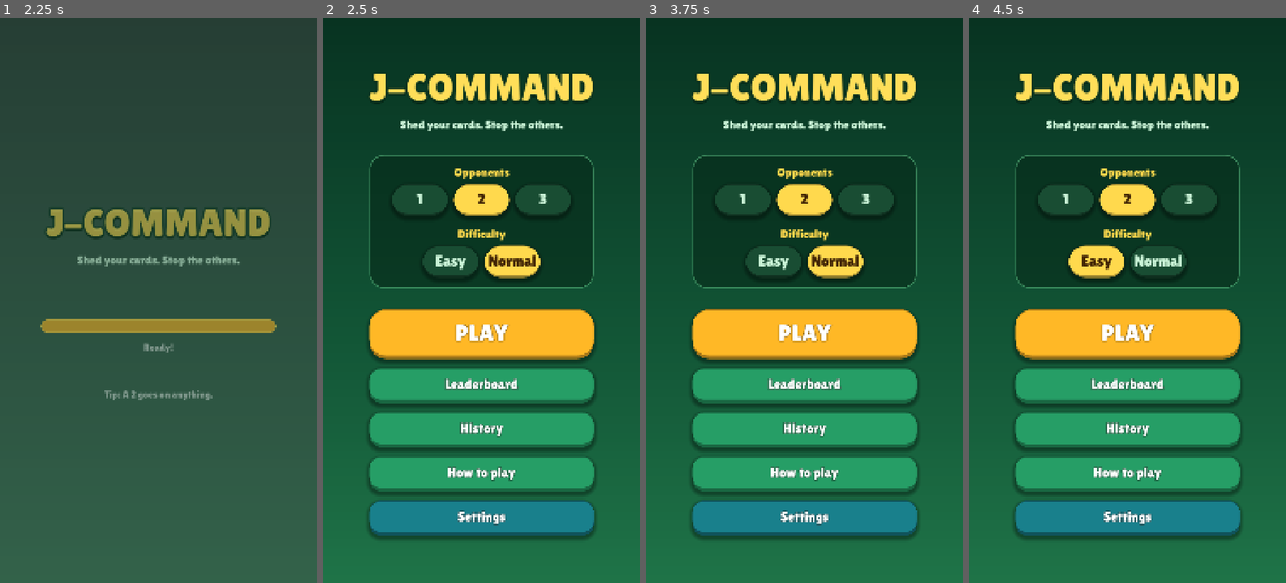
Above: before the commit, frames 1-4 (left to right).
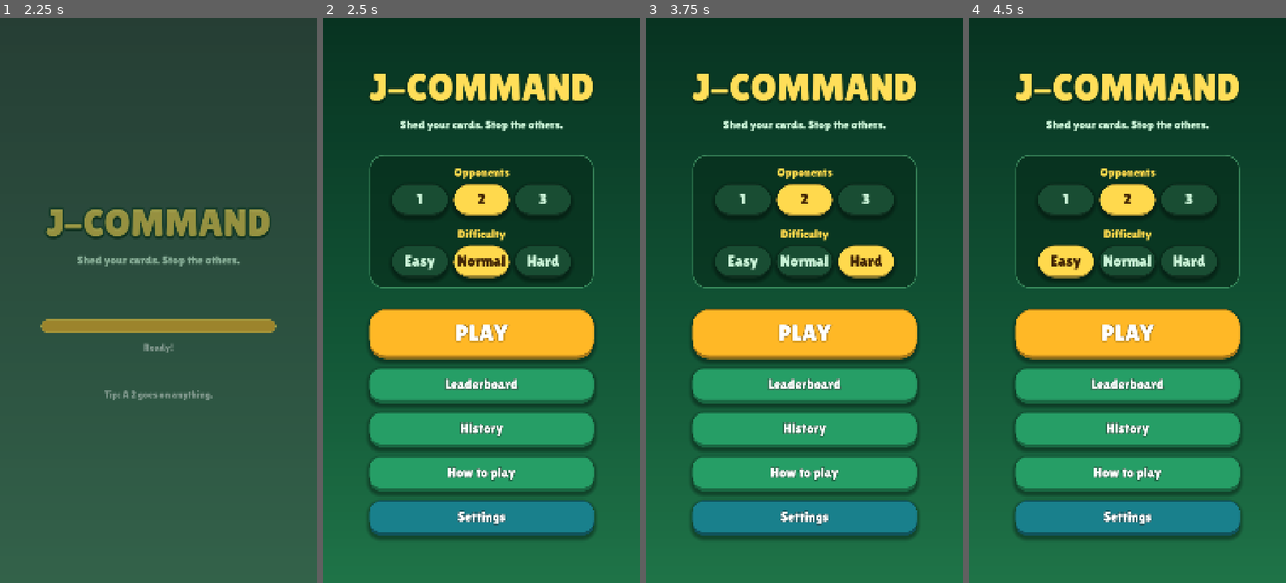
Above: after the commit, the same moments.

Repository: lambou/jcommand-cards-monorepo
Game: Godot game, scene res://scenes/main.tscn
The game is run twice, just before and just after one commit, with the same random seed, the same clock (stepped at 60 frames per second) and the same inputs.
Inputs (mouse positions are in pixels of both pictures, inside the frame that each line leads up to):
- Up to frame 1 (2.25 s): tap Enter at 0.5 s; move the mouse to (228, 272) at 0.52 s; hold Right 0.53-1.25 s; click (228, 272) at 0.67 s; tap Space at 0.77 s; drag from (95, 328) to (142, 413) at 1.27 s; move the mouse to (190, 176) at 2.02 s; hold Right from 2.03 s (still down)
- Up to frame 2 (2.5 s): keep holding Right
- Up to frame 3 (3.75 s): release Right at 2.75 s; click "2" at 2.75 s; click (864, 260) at 3.5 s, where only the run after the commit has a clickable "Hard"
- Up to frame 4 (4.5 s): click "Easy" at 4.25 s

Frame 1 is identical in both runs. In frame 2, 1.8% of the frame differs, in the area x 26-75%, y 40-47%; in frame 3, 1.9%; in frame 4, 1.9%, in the area x 21-75%, y 40-47%.

Commit message:
Add Hard difficulty: bot weights learned by self-play (sim_learn.gd), offered in the menu with x1.25 scoring
Co-Authored-By: Claude Sonnet 5.5 <noreply@anthropic.com>

Diff:
--- /dev/null
+++ b/apps/mobile/data/hard_knowledge.json
@@ -0,0 +1,31 @@
+{
+  "generation": 29,
+  "trained_by": "tests/sim_learn.gd",
+  "version": 1,
+  "weights": {
+    "ace": 8.135,
+    "ace1v1": 5.799,
+    "ace_late": 2.064,
+    "blocker": -1.706,
+    "blockers_left": -0.417,
+    "cover": -0.202,
+    "dump_big": 1.038,
+    "fin1": 33.141,
+    "fin2": 10.805,
+    "follow": -0.233,
+    "jsuit": 1.357,
+    "keep2": -7.158,
+    "keepJ": -2.948,
+    "pen": 1.926,
+    "pen_raw": -1.302,
+    "r2": -1.067,
+    "r7": 0.941,
+    "rA": 0.554,
+    "rJ": 1.713,
+    "rJOKER": -0.679,
+    "samesuit": 0.942,
+    "sj_urgent": 1.054,
+    "stuck": 9.423,
+    "two_pending": 0.449
+  }
+}
--- a/apps/mobile/scripts/ai/bot.gd
+++ b/apps/mobile/scripts/ai/bot.gd
@@ -1,11 +1,11 @@
 extends RefCounted
 ## Bot players. Pure functions over an engine state; deterministic given the rng.
-## Difficulties: "easy" (mostly random) and "normal" (heuristic) are offered in the menu.
-## "hard" (counts unseen cards, remembers suits players could not match, models the next player,
-## plans its last cards) is kept for experiments but is NOT offered: in 400-game 1v1 matches it wins
-## 47-51% against "normal" whatever the weights (tests/sim_tune.gd). Only with the opponent's real
-## hand (Bot.oracle, experiment only) does it reach 62-63%: information is the lever, and memory of
-## played cards cannot provide it. Only ~1/3 of turns offer a real choice (tests/sim_choices.gd).
+## Difficulties: "easy" (mostly random), "normal" (heuristic) and "hard" (counts unseen cards, remembers
+## suits players could not match, models the next player, plans its last cards). Hard scores each play
+## as a weighted sum of features; the weights in data/hard_knowledge.json were learned by self-play
+## (tests/sim_learn.gd): ~55% in 1v1 against "normal" (chance 50%), ~37% with 3 players (33%), ~27% with 4
+## (25%). The edge is small because only ~1/3 of turns offer a real choice
+## (tests/sim_choices.gd), and even seeing the opponent's real hand (Bot.oracle) only reaches ~62%.
 
 const Cards := preload("res://scripts/engine/cards.gd")
 const CardEngine := preload("res://scripts/engine/engine.gd")
@@ -85,7 +85,7 @@
 			s = 2.0 + (8.0 if rest.size() <= 2 else 0.0)
 		"J":
 			s = 6.0 + 3.0 * float(suits.get(chosen, 0))
-		"7", "LION":
+		"7", "JOKER":
 			var blockers := 0
 			for c in rest:
 				if Rules.penalty_of(c["rank"]) > 0:
@@ -95,7 +95,7 @@
 				s += 8.0
 			if blockers == 0:
 				s -= 3.0 # last defence against incoming penalties
-			if card["rank"] == "LION":
+			if card["rank"] == "JOKER":
 				var col := 0
 				for c in rest:
 					if c["color"] == card["color"]:
@@ -195,14 +195,42 @@
 ## (an upper bound for what perfect card memory could ever be worth). Never set in the game.
 static var oracle := false
 
-## Tunable weights for "hard" (the sim_tune script overrides these).
-static var P := {
-	"stuck": 12.0, "pen": 2.2, "ace": 7.0, "ace1v1": 6.0, "keep2": 7.0, "keepJ": 3.0,
-	"blocker": 3.0, "follow": 1.8, "fin1": 38.0, "fin2": 9.0, "cover": 0.0,
+## Where the learned weights live (written by tests/sim_learn.gd, loaded lazily).
+const KNOWLEDGE_PATH := "res://data/hard_knowledge.json"
+
+## Feature names in the order _features() returns them. W maps name -> weight; a missing name is 0.
+const FEATURES := [
+	"stuck", "pen", "ace", "ace1v1", "keep2", "keepJ", "blocker", "follow", "fin1", "fin2", "cover",
+	"samesuit", "jsuit", "blockers_left", "two_pending", "sj_urgent", "pen_raw",
+	"r2", "rJ", "r7", "rJOKER", "rA", "ace_late", "dump_big",
+]
+
+## Hand-tuned starting point (what the experiments in sim_tune.gd settled on); training starts here.
+const DEFAULT_W := {
+	"stuck": 12.0, "pen": 2.2, "ace": 7.0, "ace1v1": 6.0, "keep2": -7.0, "keepJ": -3.0,
+	"blocker": -3.0, "follow": 1.8, "fin1": 38.0, "fin2": 9.0, "cover": 0.0,
 }
 
+## Active weights. sim_learn.gd overrides this while training.
+static var W: Dictionary = {}
+static var _loaded := false
+
+
+static func load_knowledge() -> void:
+	_loaded = true
+	W = DEFAULT_W.duplicate()
+	if FileAccess.file_exists(KNOWLEDGE_PATH):
+		var f := FileAccess.open(KNOWLEDGE_PATH, FileAccess.READ)
+		var d = JSON.parse_string(f.get_as_text())
+		if d is Dictionary and d.has("weights"):
+			W = {}
+			for k in d["weights"]:
+				W[k] = float(d["weights"][k])
+
 
 static func _hard(state: Dictionary, player_id: String, plays: Array, rng: RandomNumberGenerator, memory: Dictionary) -> Dictionary:
+	if not _loaded:
+		load_knowledge()
 	var me := _player(state, player_id)
 	var hand: Array = me["hand"]
 	var nx := _next_player(state)
@@ -222,15 +250,42 @@
 static func _hard_score(state: Dictionary, hand: Array, card: Dictionary, chosen: String, active: int,
 		nx: Dictionary, pool: Array, rng: RandomNumberGenerator) -> float:
 	var rest: Array = hand.filter(func(c): return c["id"] != card["id"])
+	var total_pen := int(state["pending"]) + Rules.penalty_of(card["rank"])
+	if rest.is_empty():
+		# Out of cards. A penalty card only wins if the next player cannot answer it.
+		if total_pen == 0:
+			return 1000.0
+		return 300.0 + 700.0 * (1.0 - _p_block(pool, nx["hand"].size()))
+	var f := _features(state, hand, rest, card, chosen, active, nx, pool)
+	var s := 10.0
+	for k in f:
+		s += float(W.get(k, 0.0)) * float(f[k])
+	return s + rng.randf() * 0.4
+
+
+static func _p_block(pool: Array, n_opp: int) -> float:
+	var pen_cards := 0
+	for c in pool:
+		if Rules.penalty_of(c["rank"]) > 0:
+			pen_cards += 1
+	var share := float(pen_cards) / maxf(float(pool.size()), 1.0)
+	return 1.0 - pow(1.0 - share, float(maxi(n_opp, 0)))
+
+
+## Describes playing `card` (leaving `rest` in hand) as name -> value. All the "knowledge" is in how
+## the weights W combine these.
+static func _features(state: Dictionary, hand: Array, rest: Array, card: Dictionary, chosen: String,
+		active: int, nx: Dictionary, pool: Array) -> Dictionary:
 	var rule := Rules.rule_of(card["rank"])
 	var pen := int(rule.get("penalty", 0))
 	var total_pen := int(state["pending"]) + pen
 	var n_opp: int = nx["hand"].size()
+	var rank: String = card["rank"]
 
 	# What the table will require after this play.
 	var req_suit := ""
 	var req_color := ""
-	var floor_rank: String = card["rank"]
+	var floor_rank: String = rank
 	match rule.get("sets", "suit"):
 		"suit":
 			req_suit = card["suit"]
@@ -245,70 +300,73 @@
 			var stack: Array = state["stack"]
 			floor_rank = stack[stack.size() - 1]["rank"]
 
-	var p_block := 0.0
-	if total_pen > 0:
-		var pen_cards := 0
-		for c in pool:
-			if Rules.penalty_of(c["rank"]) > 0:
-				pen_cards += 1
-		var share := float(pen_cards) / maxf(float(pool.size()), 1.0)
-		p_block = 1.0 - pow(1.0 - share, float(maxi(n_opp, 0)))
-		if oracle:
-			p_block = 1.0 if pen_cards > 0 else 0.0
-
-	if rest.is_empty():
-		# Out of cards. A penalty card only wins if the next player cannot answer it.
-		return 1000.0 if total_pen == 0 else 300.0 + 700.0 * (1.0 - p_block)
-
-	var s := 10.0
 	var urgency := 1.0 if n_opp <= 2 else (0.7 if n_opp <= 4 else 0.45)
+	var f := {}
+	var big := rest.size() > 2
 
 	# Pressure on the next player.
 	if total_pen > 0:
-		s += urgency * float(P["pen"]) * float(total_pen) * (1.0 - p_block)
-	elif card["rank"] == "A":
-		s += urgency * float(P["ace"]) + (float(P["ace1v1"]) if active == 2 else 0.0)
+		f["pen"] = urgency * float(total_pen) * (1.0 - _p_block(pool, n_opp))
+		f["pen_raw"] = float(total_pen)
+	elif rank == "A":
+		f["ace"] = urgency
+		f["ace1v1"] = 1.0 if active == 2 else 0.0
 	else:
-		s += urgency * float(P["stuck"]) * (1.0 - _p_can_play(pool, req_suit, req_color, floor_rank, n_opp))
-
-	# Keep flexible cards for later unless the hand is nearly gone.
-	match card["rank"]:
+		f["stuck"] = urgency * (1.0 - _p_can_play(pool, req_suit, req_color, floor_rank, n_opp))
+
+	# Which card it is (flexible cards are worth keeping while the hand is big).
+	match rank:
 		"2":
-			s -= float(P["keep2"]) if rest.size() > 2 else 0.0
+			f["r2"] = 1.0
+			f["keep2"] = 1.0 if big else 0.0
+			if int(state["pending"]) > 0:
+				f["two_pending"] = 1.0
 		"J":
-			s -= float(P["keepJ"]) if rest.size() > 2 else 0.0
-		"7", "LION":
-			var blockers := 0
-			for c in rest:
-				if Rules.penalty_of(c["rank"]) > 0:
-					blockers += 1
-			if blockers == 0:
-				s -= float(P["blocker"]) # no defence left against incoming penalties
+			f["rJ"] = 1.0
+			f["keepJ"] = 1.0 if big else 0.0
+			f["jsuit"] = float(_suit_counts(rest).get(chosen, 0))
+		"7", "JOKER":
+			f["r7" if rank == "7" else "rJOKER"] = 1.0
+			f["sj_urgent"] = urgency
+		"A":
+			f["rA"] = 1.0
+			if rest.size() <= 3:
+				f["ace_late"] = 1.0
+	var blockers := 0
+	for c in rest:
+		if Rules.penalty_of(c["rank"]) > 0:
+			blockers += 1
+	if (rank == "7" or rank == "JOKER") and blockers == 0:
+		f["blocker"] = 1.0
+	f["blockers_left"] = float(blockers)
+	if rank != "2" and rank != "J" and pen == 0 and rank != "A":
+		f["dump_big"] = float(rest.size())
 
 	# Cards in hand that can follow this play (same suit/colour, or the same rank to switch).
 	var follow := 0
+	var samesuit := 0
+	var seen := {}
+	var twos := 0
 	for c in rest:
 		if _playable_on(c, req_suit, req_color, floor_rank, true):
 			follow += 1
-	s += float(P["follow"]) * float(follow)
-
-	# Coverage: distinct suits left in hand (+1 for a 2), i.e. how likely I can play next turn.
-	if float(P["cover"]) != 0.0:
-		var seen := {}
-		var twos := 0
-		for c in rest:
-			if c["rank"] == "2":
-				twos += 1
-			elif c["suit"] != "":
-				seen[c["suit"]] = true
-		s += float(P["cover"]) * (float(seen.size()) + (1.0 if twos > 0 else 0.0))
+		if req_suit != "" and c["suit"] == req_suit:
+			samesuit += 1
+		if c["rank"] == "2":
+			twos += 1
+		elif c["suit"] != "":
+			seen[c["suit"]] = true
+	f["follow"] = float(follow)
+	f["samesuit"] = float(samesuit)
+	f["cover"] = float(seen.size() + (1 if twos > 0 else 0))
 
 	# Endgame: what is left must be able to finish.
 	if rest.size() == 1:
-		s += float(P["fin1"]) * _finish_quality(rest[0], active)
+		f["fin1"] = _finish_quality(rest[0], active)
 	elif rest.size() == 2:
-		s += float(P["fin2"]) * (_finish_quality(rest[0], active) + _finish_quality(rest[1], active))
-	return s + rng.randf() * 0.4
+		f["fin2"] = _finish_quality(rest[0], active) + _finish_quality(rest[1], active)
+	return f
+
 
 
 ## How reliably a last card can be played out (2 always; an Ace can never finish a 1v1).
@@ -322,7 +380,7 @@
 			return -0.6 if active == 2 else 0.7
 		"7":
 			return 0.5
-		"LION":
+		"JOKER":
 			return 0.45
 	return 0.5
 
--- a/apps/mobile/scripts/game/scoring.gd
+++ b/apps/mobile/scripts/game/scoring.gd
@@ -18,13 +18,13 @@
 const JACKPOT_4_ACES := 3000                      # all four Aces in one chain
 const JACKPOT_FOLLOWUP := 2000                    # ...and another card played right after
 
-const PENALTY_FINISH_PER_CARD := 250   # going out on a 7 (2 cards) = 500, on a Lion (4) = 1000
+const PENALTY_FINISH_PER_CARD := 250   # going out on a 7 (2 cards) = 500, on a Joker (4) = 1000
 const PASS_ON_PER_CARD := 250          # per penalty card you added to a pile someone else took
 const PASS_ON_PER_PILE_CARD := 100     # per card the victim had to draw
 const WINNING_CARD := 500              # the last card of a 1st-place finish
 
 const FIELD_MULT := {1: 1.0, 2: 1.5, 3: 2.0}      # by number of bots
-const DIFFICULTY_MULT := {"easy": 0.6, "normal": 1.0}
+const DIFFICULTY_MULT := {"easy": 0.6, "normal": 1.0, "hard": 1.25}
 
 
 ## Performance points used to RANK the players who got out: everything except the place-based
@@ -80,7 +80,7 @@
 		var pts: int = PASS_ON_PER_CARD * int(pc["cards"]) + PASS_ON_PER_PILE_CARD * int(pc["pile"])
 		bonus += pts
 		lines.append(["Passed on a penalty (%d card%s, %d drawn)" % [int(pc["cards"]), "" if int(pc["cards"]) == 1 else "s", int(pc["pile"])], pts])
-	# Finishing card: a penalty card (7 = +2, Lion = +4) as your last card, and the winning card.
+	# Finishing card: a penalty card (7 = +2, Joker = +4) as your last card, and the winning card.
 	if finish_rank != "":
 		var pen := Rules.penalty_of(finish_rank)
 		if pen > 0:
--- /dev/null
+++ b/apps/mobile/scripts/tests/sim_learn.gd
@@ -0,0 +1,133 @@
+extends SceneTree
+## Builds the "knowledge" for the hard bot by self-play: a cross-entropy-method search over the weights
+## of the bot's linear scoring (Bot.FEATURES). Every candidate plays seeded games against "normal"
+## (1v1 and 4-player, seats rotated, same seeds for all candidates in a generation so they are
+## compared fairly); the best quarter pulls the next generation toward it. Result -> data/hard_knowledge.json
+##   godot --headless --path apps/mobile -s res://scripts/tests/sim_learn.gd -- train [gens] [pop] [games] [out]
+##   godot --headless --path apps/mobile -s res://scripts/tests/sim_learn.gd -- eval  [games]   (current knowledge file)
+const Bot := preload("res://scripts/ai/bot.gd")
+const CardEngine := preload("res://scripts/engine/engine.gd")
+
+const SCALE := {"fin1": 12.0, "fin2": 6.0, "stuck": 6.0, "pen": 1.5, "ace": 4.0, "ace1v1": 4.0,
+		"keep2": 4.0, "keepJ": 3.0, "blocker": 3.0, "follow": 1.5}
+
+
+func _init() -> void:
+	var args := OS.get_cmdline_user_args()
+	var mode: String = args[0] if args.size() > 0 else "train"
+	if mode == "eval":
+		Bot.load_knowledge()
+		var n := int(args[1]) if args.size() > 1 else 2000
+		_report("current knowledge", n)
+		quit(0)
+		return
+	var gens := int(args[1]) if args.size() > 1 else 20
+	var pop := int(args[2]) if args.size() > 2 else 24
+	var games := int(args[3]) if args.size() > 3 else 150
+	var out: String = args[4] if args.size() > 4 else "res://data/hard_knowledge.json"
+	_train(gens, pop, games, out)
+	quit(0)
+
+
+func _train(gens: int, pop: int, games: int, out: String) -> void:
+	var names: Array = Bot.FEATURES
+	var mean := {}
+	var sigma := {}
+	for k in names:
+		mean[k] = float(Bot.DEFAULT_W.get(k, 0.0))
+		sigma[k] = float(SCALE.get(k, 2.0))
+	var rng := RandomNumberGenerator.new()
+	rng.seed = 424242
+	var elite_n := maxi(pop / 4, 3)
+	var t0 := Time.get_ticks_msec()
+	for gen in gens:
+		var base_seed := 100000 + gen * 1000
+		var cands: Array = []
+		var base_fit := 0.0
+		for i in pop:
+			var w := {}
+			for k in names:
+				w[k] = mean[k] if i == 0 else mean[k] + rng.randfn() * float(sigma[k])
+			Bot.W = w
+			var fit := _fitness(games, base_seed)
+			if i == 0:
+				base_fit = fit # candidate 0 is the current mean, unperturbed
+			cands.append({"w": w, "fit": fit})
+		cands.sort_custom(func(a, b): return a["fit"] > b["fit"])
+		for k in names:
+			var vals: Array = []
+			for i in elite_n:
+				vals.append(float(cands[i]["w"][k]))
+			var m := 0.0
+			for v in vals:
+				m += v
+			m /= vals.size()
+			var var_ := 0.0
+			for v in vals:
+				var_ += (v - m) * (v - m)
+			var sd := sqrt(var_ / vals.size())
+			mean[k] = 0.6 * mean[k] + 0.4 * m
+			sigma[k] = maxf(0.5 * float(sigma[k]) + 0.5 * sd, 0.15 * float(SCALE.get(k, 2.0)))
+		print("gen %2d  best %+.3f  mean-of-elite %+.3f  current-mean %+.3f  (%ds)" % [gen, cands[0]["fit"],
+				_avg(cands.slice(0, elite_n)), base_fit, (Time.get_ticks_msec() - t0) / 1000])
+		_save(mean, out, gen)
+	Bot.W = mean
+	_report("learned", 3000)
+	Bot.W = Bot.DEFAULT_W.duplicate()
+	_report("hand-tuned start", 3000)
+
+
+func _avg(c: Array) -> float:
+	var s := 0.0
+	for x in c:
+		s += float(x["fit"])
+	return s / c.size()
+
+
+## Win-rate edge over chance, summed over 1v1 and 4-player play against "normal".
+func _fitness(games: int, base_seed: int) -> float:
+	var w2 := _wins(games, 2, base_seed)
+	var w4 := _wins(games, 4, base_seed + 500)
+	return (float(w2) / games - 0.5) + (float(w4) / games - 0.25) * 2.0
+
+
+func _wins(games: int, players: int, base_seed: int) -> int:
+	var ids := ["A", "B", "C", "D"].slice(0, players)
+	var wins := 0
+	for g in games:
+		var hard_id: String = ids[g % players]
+		var state := CardEngine.create_game({"playerIds": ids, "seed": base_seed + g})
+		var rng := RandomNumberGenerator.new()
+		rng.seed = base_seed + 7 * g
+		var memory := {}
+		var turns := 0
+		while not state["over"] and turns < 1500:
+			var id: String = state["players"][state["current"]]["id"]
+			var act := Bot.choose_action(state, id, "hard" if id == hard_id else "normal", rng, memory)
+			Bot.update_memory(memory, state, act)
+			state = CardEngine.apply_action(state, act)["state"]
+			turns += 1
+		if state["over"] and state["finishedOrder"][0] == hard_id:
+			wins += 1
+	return wins
+
+
+func _report(label: String, games: int) -> void:
+	var line := label + ":"
+	for players in [2, 3, 4]:
+		var wins := _wins(games, players, 900000 + players * 10000)
+		var p := float(wins) / games
+		var se := sqrt(p * (1.0 - p) / games)
+		line += "  %dp %.1f%% (+-%.1f, chance %.1f%%)" % [players, 100.0 * p, 196.0 * se, 100.0 / players]
+	print(line)
+
+
+func _save(mean: Dictionary, path: String, gen: int) -> void:
+	var weights := {}
+	for k in mean:
+		weights[k] = snappedf(float(mean[k]), 0.001)
+	var f := FileAccess.open(path, FileAccess.WRITE)
+	if f == null:
+		push_error("cannot write " + path)
+		return
+	f.store_string(JSON.stringify({"version": 1, "generation": gen, "trained_by": "tests/sim_learn.gd", "weights": weights}, "  "))
--- a/apps/mobile/scripts/tests/sim_tune.gd
+++ /dev/null
@@ -1,87 +0,0 @@
-extends SceneTree
-## Tunes the "hard" bot against "normal": paired seeds, seats alternate so first-move advantage cancels.
-##   godot --headless --path apps/mobile -s res://scripts/tests/sim_tune.gd -- [games] [players]
-const Bot := preload("res://scripts/ai/bot.gd")
-const CardEngine := preload("res://scripts/engine/engine.gd")
-
-var _defaults := {}
-
-
-func _init() -> void:
-	var games := 300
-	var players := 2
-	var args := OS.get_cmdline_user_args()
-	if args.size() > 0:
-		games = int(args[0])
-	if args.size() > 1:
-		players = int(args[1])
-	_defaults = (Bot.P as Dictionary).duplicate()
-	var variants := [
-		["baseline", {}],
-		["no stuck", {"stuck": 0.0}],
-		["no pen", {"pen": 0.0}],
-		["no ace", {"ace": 0.0, "ace1v1": 0.0}],
-		["no keep2/J", {"keep2": 0.0, "keepJ": 0.0}],
-		["no blocker", {"blocker": 0.0}],
-		["no follow", {"follow": 0.0}],
-		["no endgame", {"fin1": 0.0, "fin2": 0.0}],
-		["cover 3", {"cover": 3.0}],
-		["cover 3, no follow", {"cover": 3.0, "follow": 0.0}],
-		["cover 6, no follow", {"cover": 6.0, "follow": 0.0}],
-	]
-	if args.size() > 2 and args[2] == "oracle":
-		variants = [
-			["oracle (sees opp hand)", {"oracle": true}],
-			["oracle, stuck x3", {"oracle": true, "stuck": 36.0}],
-			["oracle, stuck x3, pen x3", {"oracle": true, "stuck": 36.0, "pen": 6.6}],
-		]
-	elif args.size() > 2 and args[2] == "extreme":
-		variants = [
-			["hoard 2s and Js", {"keep2": 25.0, "keepJ": 12.0}],
-			["stuck x3", {"stuck": 36.0}],
-			["penalties x3", {"pen": 6.6}],
-			["guard blockers", {"blocker": 12.0}],
-			["endgame x2", {"fin1": 80.0, "fin2": 20.0}],
-			["follow x3", {"follow": 5.4}],
-			["ace x3", {"ace": 21.0, "ace1v1": 18.0}],
-			["dump 2s/Js early", {"keep2": -10.0, "keepJ": -6.0}],
-		]
-	elif args.size() > 2:
-		var only := []
-		for v in variants:
-			if args[2] in v[0]:
-				only.append(v)
-		variants = only
-	print("hard vs normal, %dp, %d games per variant (chance = %.0f%%)" % [players, games, 100.0 / players])
-	for v in variants:
-		Bot.P = _defaults.duplicate()
-		Bot.oracle = bool(v[1].get("oracle", false))
-		for k in v[1]:
-			if k != "oracle":
-				Bot.P[k] = v[1][k]
-		var wins := _run(games, players)
-		print("%-22s hard wins %3d / %d = %.1f%%" % [v[0], wins, games, 100.0 * wins / games])
-	Bot.P = _defaults
-	Bot.oracle = false
-	quit(0)
-
-
-func _run(games: int, players: int) -> int:
-	var ids := ["A", "B", "C", "D"].slice(0, players)
-	var wins := 0
-	for g in games:
-		var hard_id: String = ids[g % players]
-		var state := CardEngine.create_game({"playerIds": ids, "seed": 5000 + g})
-		var rng := RandomNumberGenerator.new()
-		rng.seed = 900 + g
-		var memory := {}
-		var turns := 0
-		while not state["over"] and turns < 1500:
-			var id: String = state["players"][state["current"]]["id"]
-			var act := Bot.choose_action(state, id, "hard" if id == hard_id else "normal", rng, memory)
-			Bot.update_memory(memory, state, act)
-			state = CardEngine.apply_action(state, act)["state"]
-			turns += 1
-		if state["over"] and state["finishedOrder"][0] == hard_id:
-			wins += 1
-	return wins
--- a/apps/mobile/scripts/ui/menu.gd
+++ b/apps/mobile/scripts/ui/menu.gd
@@ -26,7 +26,7 @@
 Ace (Stop) - skips the next player. An Ace can go on another Ace.
 
 SCORING
-Points for your finishing place, multiplied for more opponents and for Normal difficulty. Finish without ever drawing from the bank (a CLEAN FINISH) for 3000 bonus points. Forced penalty draws do not count against you.
+Points for your finishing place, multiplied for more opponents and for the difficulty (Easy less, Hard more). Finish without ever drawing from the bank (a CLEAN FINISH) for 3000 bonus points. Forced penalty draws do not count against you.
 
 ENDING
 In a 2-player game you cannot finish on an Ace, and a last 7 or Joker only wins if the opponent cannot answer it."""
@@ -52,7 +52,7 @@
 	card[1].add_child(UI.choice_row(["1", "2", "3"], 1, func(i): bots = i + 1))
 	card[1].add_child(UI.spacer(6))
 	card[1].add_child(UI.heading("Difficulty"))
-	card[1].add_child(UI.choice_row(["Easy", "Normal"], 1, func(i): difficulty = ["easy", "normal"][i]))
+	card[1].add_child(UI.choice_row(["Easy", "Normal", "Hard"], 1, func(i): difficulty = ["easy", "normal", "hard"][i]))
 
 	box.add_child(UI.spacer(10))
 	if notice != "":
Not shown, removed: apps/mobile/scripts/tests/sim_tune.gd.uid
